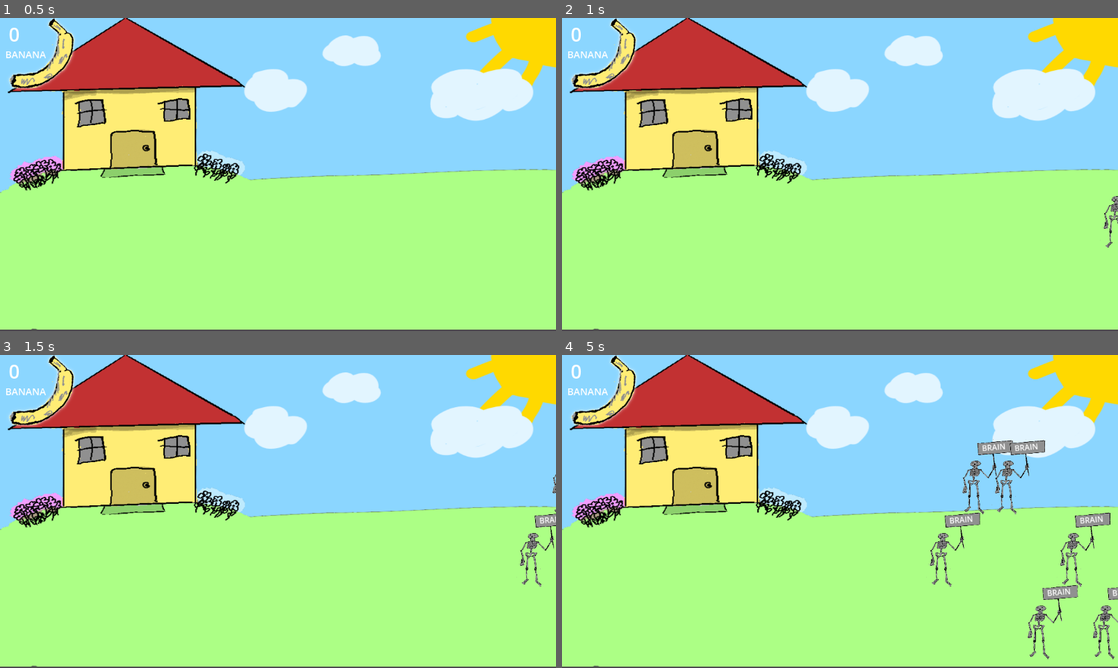
Above: before the commit, frames 1-4 (two rows, left to right).
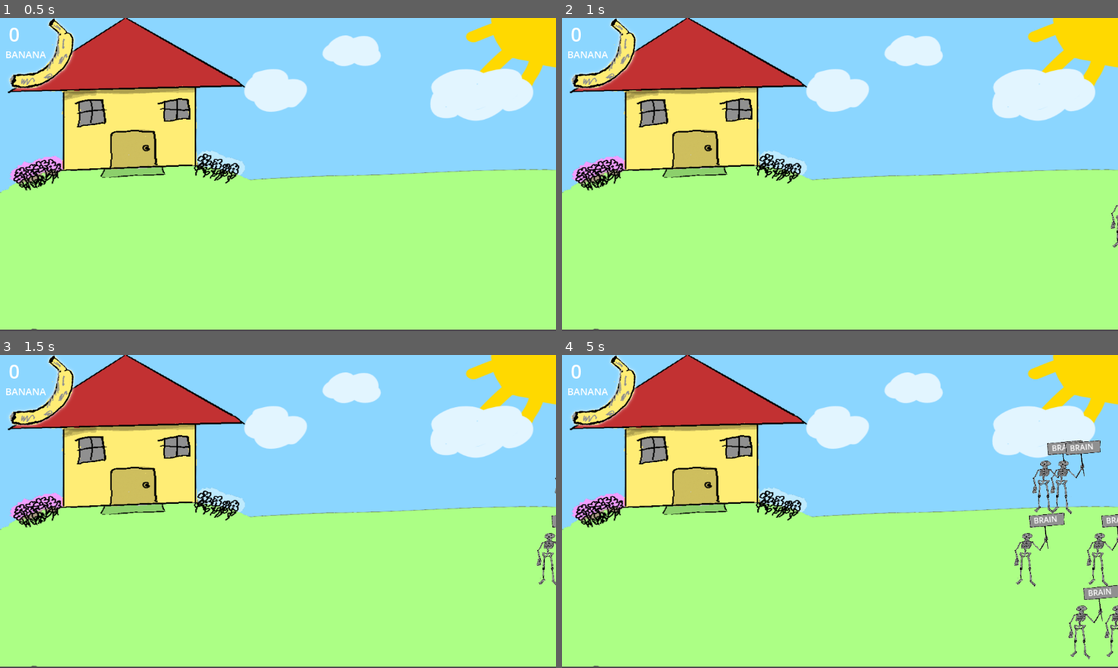
Above: after the commit, the same moments.

Repository: D0V4HKIIN/monkey-vs-zombies
Game: Godot game, scene res://main.tscn
Two runs of this game, one before a commit and one after it. Both use one fixed random seed, a clock stepped at 60 frames per second and the inputs below.
Inputs:
- Up to frame 1 (0.5 s): no input
- Up to frame 2 (1 s): tap Enter at 0.5 s; tap Z (zombie) at 0.6 s
- Up to frame 3 (1.5 s): tap Z (zombie) at 1.35 s
- Up to frame 4 (5 s): tap Z (zombie) every 0.75 s from 2.1 to 4.35 s

Frame 1 is identical in both runs. In frame 2, 0.2% of the frame differs, in the area x 97-100%, y 56-74%; in frame 3, 0.6%; in frame 4, 5.1%, in the area x 65-100%, y 26-98%.

Commit message:
adjust zombie speed

Diff:
--- a/zombie.gd
+++ b/zombie.gd
@@ -1,6 +1,6 @@
 extends Node2D
 
-@export var SPEED = 30
+@export var SPEED = 50
 var word = "BRAIN"
 var current = 0
 var game_over_scene = preload("res://game_over.tscn")
@@ -10,7 +10,7 @@
 
 # Called every frame. 'delta' is the elapsed time since the previous frame.
 func _process(delta: float) -> void:
-	position.x -= delta * SPEED*3
+	position.x -= delta * SPEED
 	if position.x <= 400:
 		game_over()
 
